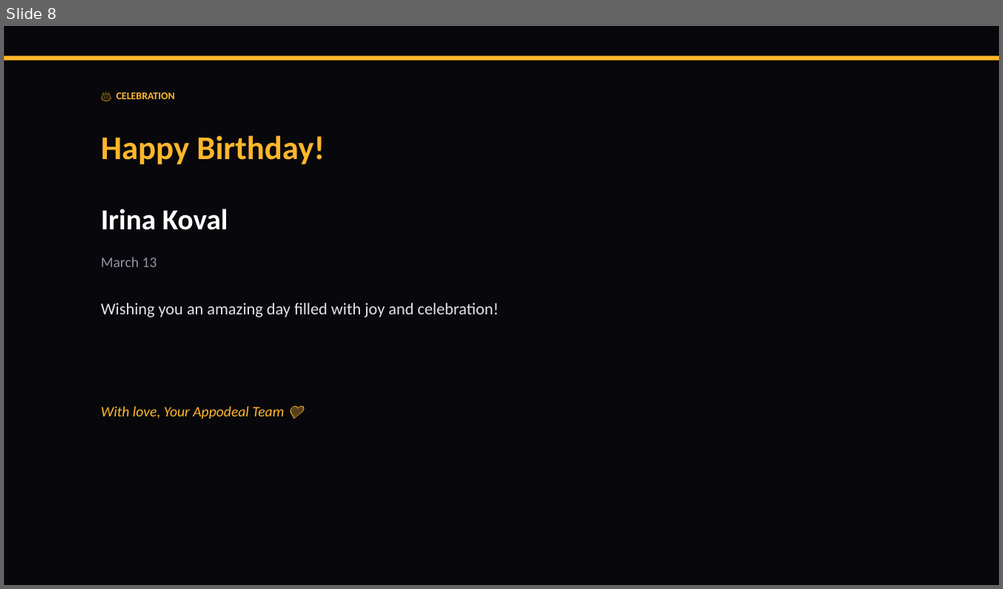
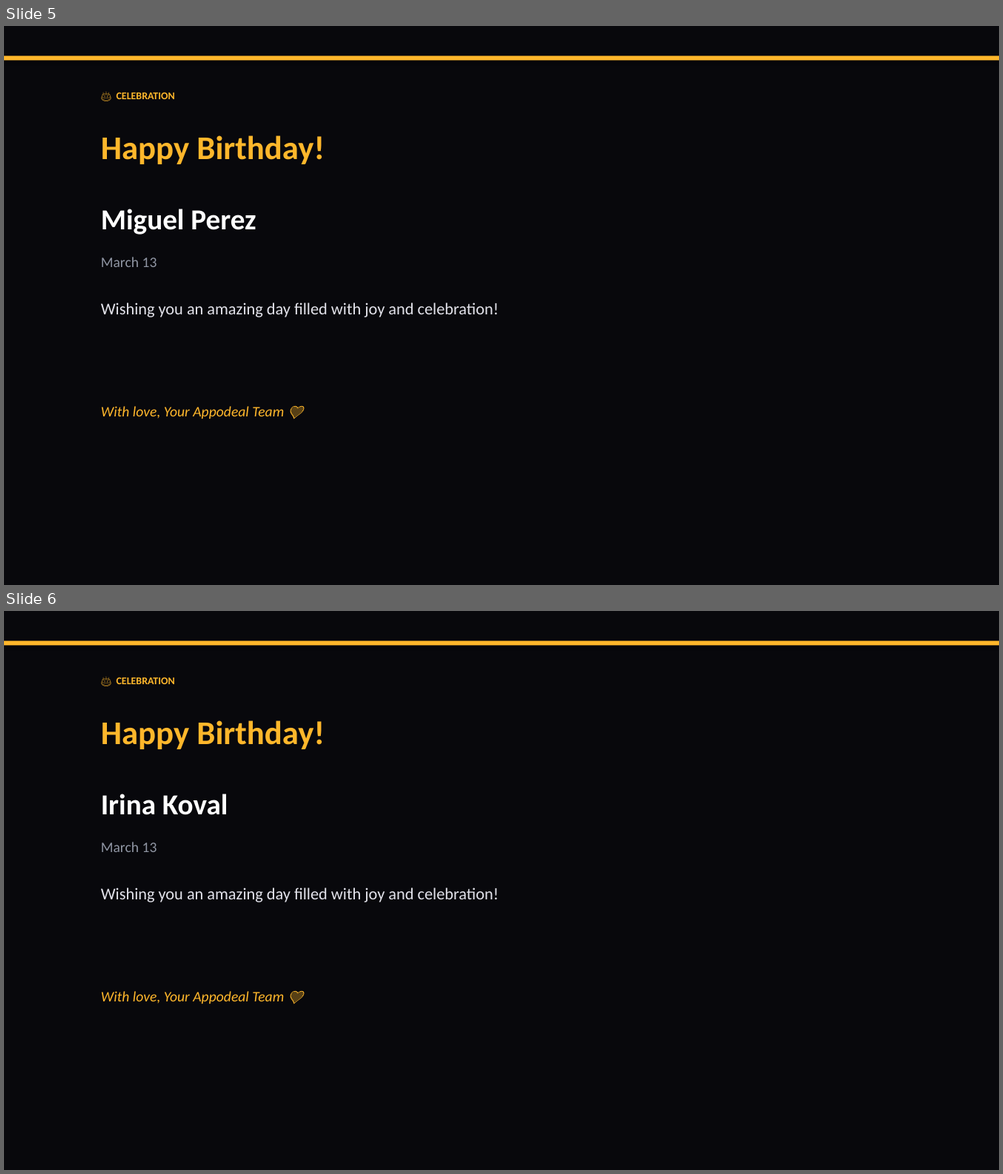
Before and after one commit to liliyagarifullina-maker/appodeal-pulse, a slide deck: data/archive/pulse_2026-03-13.pptx. Shown one above the other, each under a label of ours: slide 8 before the commit, slides 5 and 6 after it. The pictures are 1003x589 and 1003x1174 pixels, drawn with LibreOffice and Linux fonts; fonts in the diff are those of the drawing. Boxes give left, top, right and bottom in pixels: in the first picture for what was removed or moved away, otherwise in the second. Text is boxed around its words. In the diff, an @@ line names an element or a change of style, - is before the commit and + after.

```diff
--- a/data/archive/pulse_2026-03-13.pptx
+++ b/data/archive/pulse_2026-03-13.pptx
@@ slide 5 added at (4,26,999,585), background #08080C @@
@@ rectangle added at (4,56,999,60), fill #FFB72B @@
@@ text added at (116,93,175,99), 10 pt, text #FFB72B, bold @@
+🎂 CELEBRATION
@@ text added at (101,136,324,164), 32 pt, text #FFB72B, bold @@
+Happy Birthday!
@@ text added at (101,209,256,235), 28 pt, text #FFFFFF, bold @@
+Miguel Perez
@@ text added at (101,257,157,267), 14 pt, text #8F95A3 @@
+March 13
@@ text added at (101,303,499,318), 16 pt, text #E2E2EA @@
+Wishing you an amazing day filled with joy and celebration!
@@ text added at (101,406,284,419), 14 pt, text #FFB72B, italic @@
+With love, Your Appodeal Team 💜
@@ what was slide 8 is now slide 6 @@
```
Also in this commit, not shown: 13 other slides added, 1 slide removed, 2 other files.
